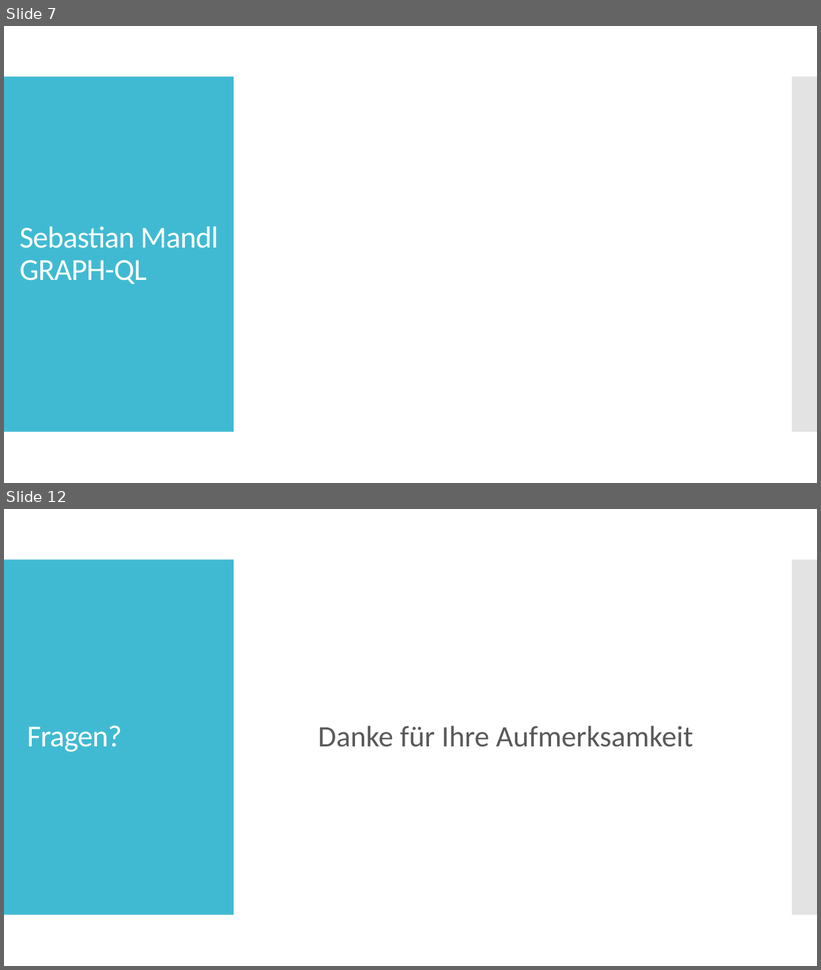
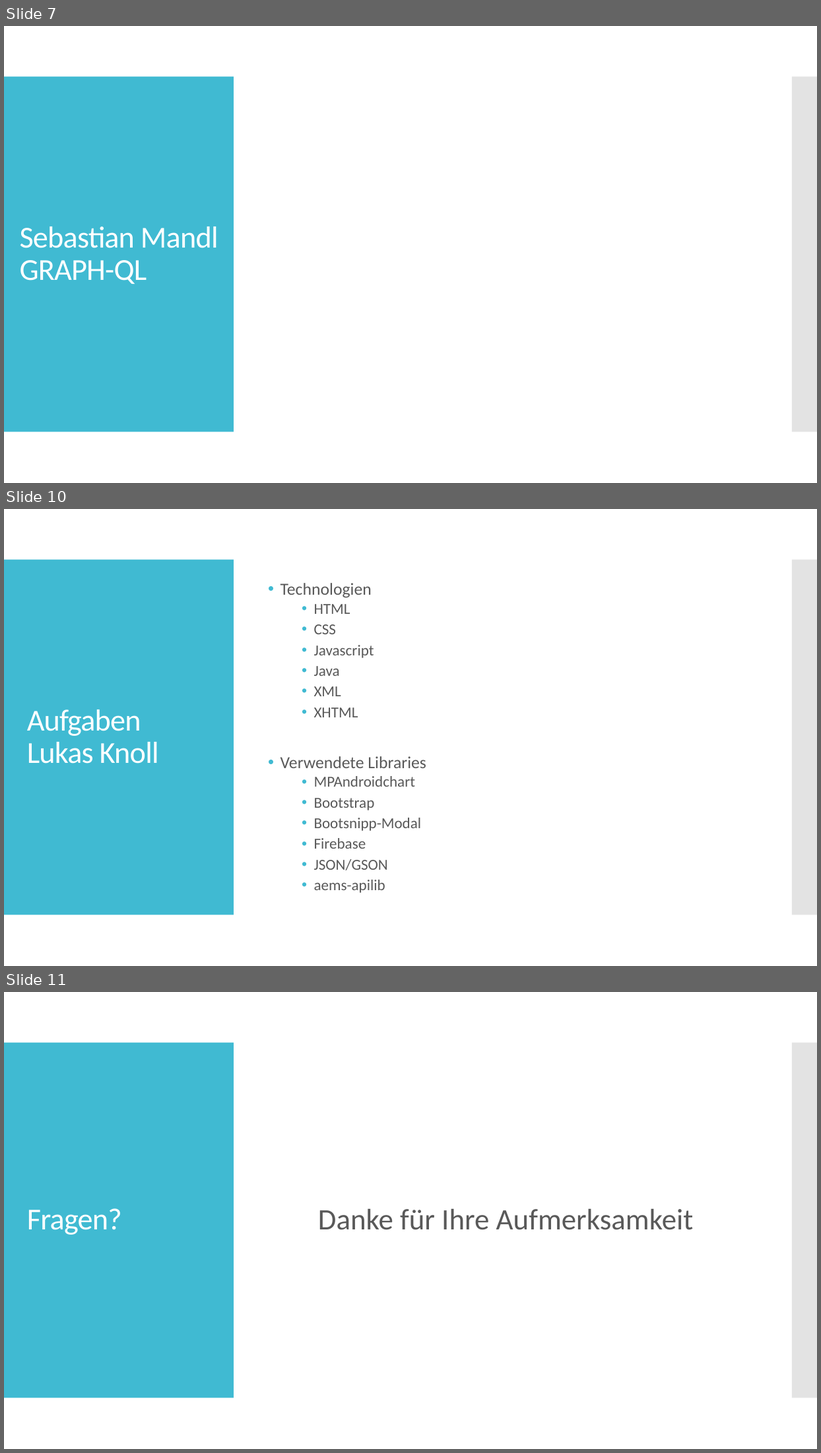
Before and after one commit to SebastianMandl/AEMS, a slide deck: Planung/Praesentationen/Praesentation_SRDP.pptx. Shown one above the other, each under a label of ours: slides 7 and 12 before the commit, slides 7, 10 and 11 after it; the slides between them are not shown. The pictures are 821x970 and 821x1453 pixels, drawn with LibreOffice and Linux fonts; fonts in the diff are those of the drawing. Boxes give left, top, right and bottom in pixels: in the first picture for what was removed or moved away, otherwise in the second. Text is boxed around its words. In the diff, an @@ line names an element or a change of style, - is before the commit and + after.

```diff
--- a/Planung/Praesentationen/Praesentation_SRDP.pptx
+++ b/Planung/Praesentationen/Praesentation_SRDP.pptx
@@ slide 10 added at (x1=4, y1=509, x2=817, y2=966), background #FFFFFF; not listed: 2 template elements that a slide beside it also shows @@
@@ text added at (x1=281, y1=583, x2=426, y2=893), 18 pt, text #595959 @@
+• Technologien
+  • HTML
+  • CSS
+  • Javascript
+  • Java
+  • XML
+  • XHTML
+• Verwendete Libraries
+  • MPAndroidchart
+  • Bootstrap
+  • Bootsnipp-Modal
+  • Firebase
+  • JSON/GSON
+  • aems-apilib
@@ title added at (x1=27, y1=710, x2=159, y2=764), 36 pt, text #FFFFFF @@
+Aufgaben
+Lukas Knoll
@@ what was slide 12 is now slide 11 @@
```
Also in this commit, not shown: 4 slides changed, 2 slides removed, 1 other file.
